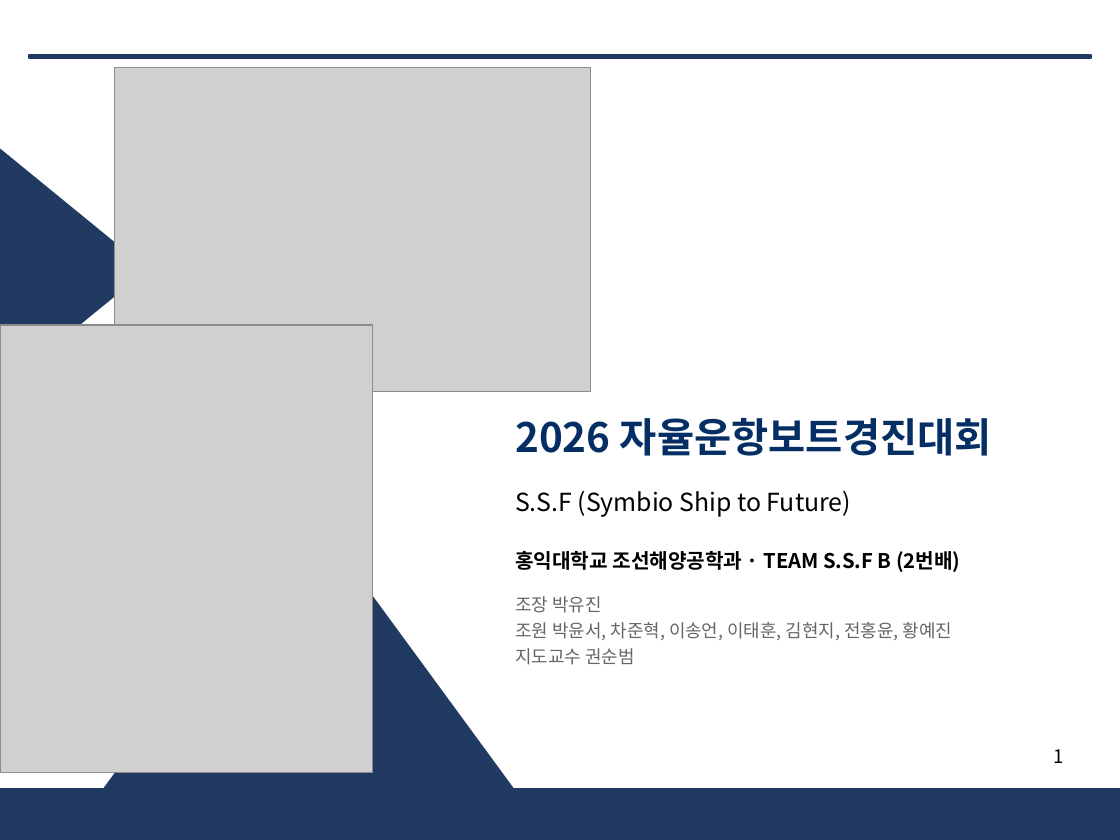
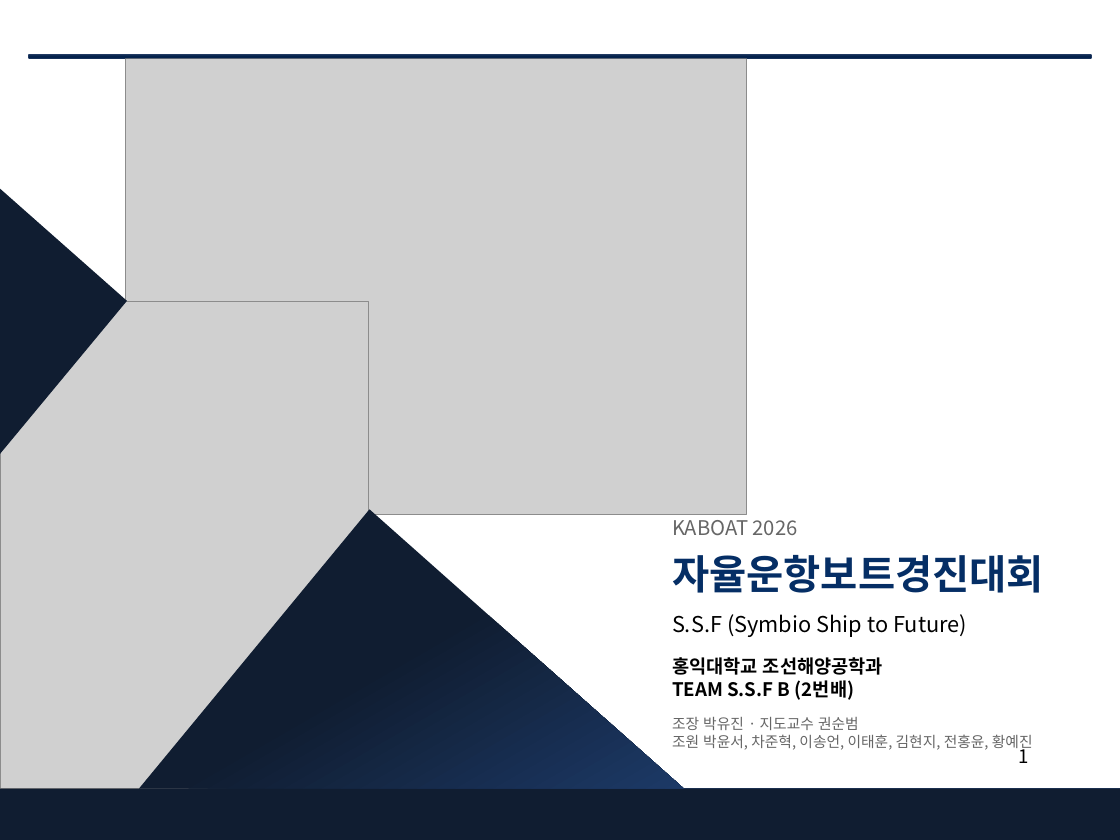
Before and after one commit to unmatsutake377-rgb/ros2_ws, a slide deck: slide 1 of docs/전달용/보고서_분담/발표자료_SSF_B.pptx. Drawn at 1120x840 pixels with LibreOffice and Linux fonts; fonts in the diff are those of the drawing; grey boxes stand for pictures. Boxes give left, top, right and bottom in pixels: in the first picture for what was removed or moved away, otherwise in the second. Text is boxed around its words. In the diff, an @@ line names an element or a change of style, - is before the commit and + after.

```diff
--- a/docs/전달용/보고서_분담/발표자료_SSF_B.pptx
+++ b/docs/전달용/보고서_분담/발표자료_SSF_B.pptx
@@ rectangle added at bbox=[29, 55, 1091, 58], fill #04224C @@
@@ picture: place and size @@
-picture at bbox=[114, 67, 590, 392]
+picture at bbox=[125, 58, 747, 514]
@@ triangle removed at bbox=[0, 137, 147, 402] @@
@@ freeform shape added at bbox=[0, 188, 127, 454], fill #111D31 @@
@@ picture: place and size @@
-picture at bbox=[0, 325, 373, 772]
+picture at bbox=[0, 301, 368, 788]
@@ triangle removed at bbox=[104, 510, 513, 788] @@
@@ freeform shape added at bbox=[139, 510, 683, 788], fill gradient #111D31 to #1C3967 @@
@@ text added at bbox=[672, 514, 798, 535], 13 pt, text #666666 @@
+KABOAT 2026
@@ text "자율운항보트경진대회" at bbox=[672, 555, 1044, 593]: vertical alignment middle to top @@
@@ text at bbox=[672, 555, 1044, 593]: text changed @@
-2026 자율운항보트경진대회
+자율운항보트경진대회
@@ text "S.S.F (Symbio Ship to Future)": place and size @@
-text "S.S.F (Symbio Ship to Future)" at bbox=[515, 491, 851, 517]
+text "S.S.F (Symbio Ship to Future)" at bbox=[672, 614, 967, 637]
@@ text "S.S.F (Symbio Ship to Future)" at bbox=[672, 614, 967, 637]: size 16 to 14 pt; vertical alignment middle to top @@
@@ text at bbox=[515, 648, 634, 665]: paragraph removed @@
-지도교수 권순범
@@ text at bbox=[672, 657, 883, 700]: text changed; size 13 to 12 pt @@
-홍익대학교 조선해양공학과 · TEAM S.S.F B (2번배)
+홍익대학교 조선해양공학과
+TEAM S.S.F B (2번배)
@@ text "홍익대학교 조선해양공학과" at bbox=[672, 657, 883, 700]: vertical alignment middle to top @@
@@ text at bbox=[672, 717, 859, 730]: text changed; size 11.5 to 9.5 pt @@
-조장 박유진
+조장 박유진 · 지도교수 권순범
@@ text "조장 박유진 · 지도교수 권순범": place and size @@
-text "조장 박유진 · 지도교수 권순범" at bbox=[515, 596, 952, 665]
+text "조장 박유진 · 지도교수 권순범" at bbox=[672, 717, 1033, 751]
@@ text at bbox=[672, 734, 1033, 751]: size 11.5 to 9.5 pt in "조원 박윤서, 차준혁, 이송언, 이태훈, 김현지, 전홍윤, ..."; less space between paragraphs @@
@@ page number at bbox=[1019, 744, 1029, 763]: alignment right to left @@
@@ rectangle added at bbox=[0, 788, 1120, 840], fill #111D31 @@
```
Also in this commit, not shown: 1 other slide changed, 6 other files.
